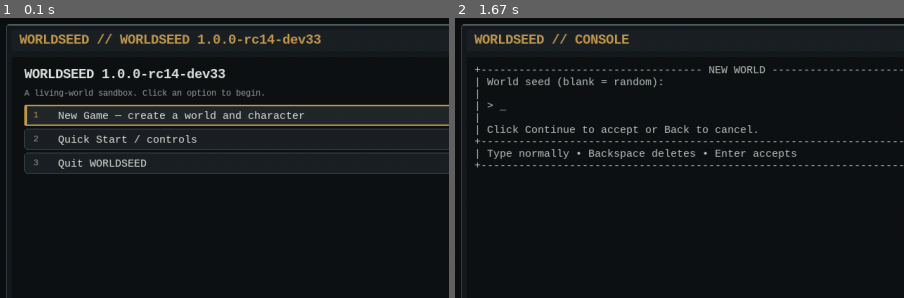
Above: before the commit, frames 1-2 (left to right).
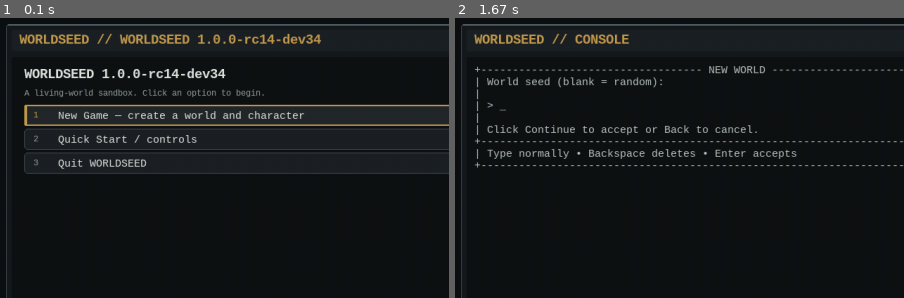
Above: after the commit, the same moments.

Repository: ReleMai/WORLDSEED
Game: pygame game, started from worldseed/__main__.py
Two runs of this game, one before a commit and one after it. Both use one fixed random seed, a clock stepped at 60 frames per second and the inputs below.
Inputs (mouse positions are % of the whole screen's width and height, from its top left):
- Up to frame 1 (0.1 s): no input
- Up to frame 2 (1.67 s): type "ann" at 0.33 s; tap Enter at 0.67, 0.88 s; click (50, 57) at 1.55 s
The pictures show only the part of the screen within x 0-50%, y 0-50%; the shares and areas given below are measured in that part.

The runs differ from the first frame. In frame 1, less than 0.1% of the frame differs, in the area x 48-72%, y 5-22%; in frame 2, nothing differs.

Commit message:
Version natural-container resource generation

Diff:
--- a/worldseed/config.py
+++ b/worldseed/config.py
@@ -1,7 +1,7 @@
 from pathlib import Path
 
 PROJECT_NAME = "WORLDSEED"
-ENGINE_VERSION = "1.0.0-rc14-dev33"
+ENGINE_VERSION = "1.0.0-rc14-dev34"
 SAVE_SCHEMA_VERSION = 3
 
 # Dev27: WORLDGEN v8 is now the default for newly created worlds. Existing
@@ -29,7 +29,7 @@
 SETTLEMENT_PLAN_VERSION = 1
 ROUTEGEN_VERSION = 1
 RNG_PROTOCOL_VERSION = 1
-RESOURCEGEN_VERSION = 3
+RESOURCEGEN_VERSION = 4
 CHUNK_SIZE = 32
 REGION_CHUNKS = 16
 DEFAULT_CACHE_CHUNKS = 384
